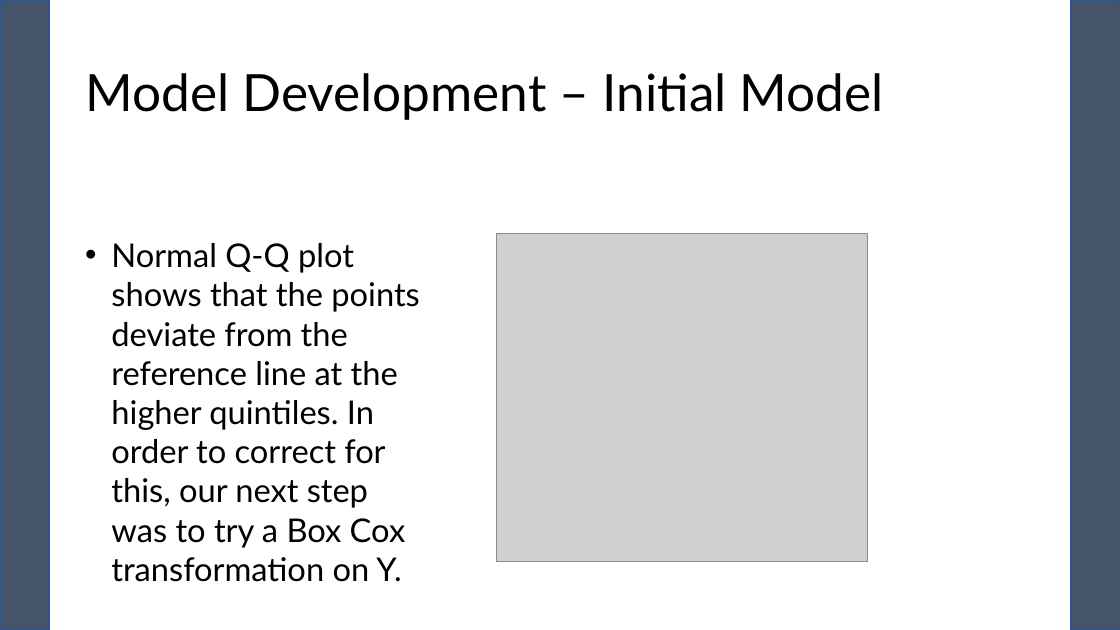
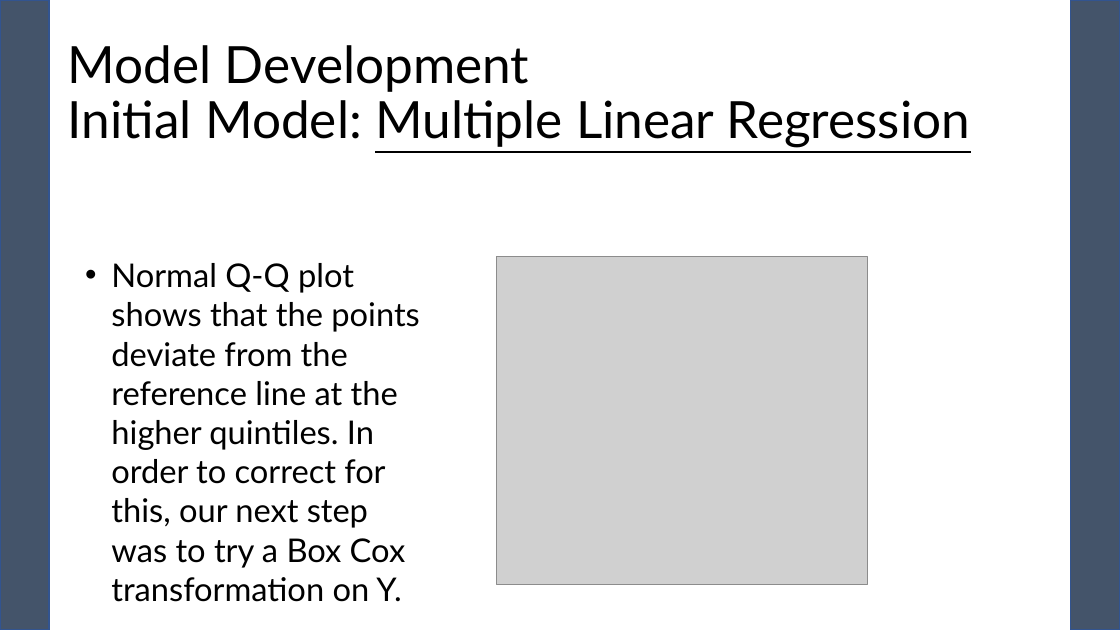
Before and after one commit to pewilliams/regression-mei-team-proj, a slide deck: slide 29 of presentation/Team-25.pptx. Drawn at 1120x630 pixels with LibreOffice and Linux fonts; fonts in the diff are those of the drawing; grey boxes stand for pictures. Boxes give left, top, right and bottom in pixels: in the first picture for what was removed or moved away, otherwise in the second. Text is boxed around its words. In the diff, an @@ line names an element or a change of style, - is before the commit and + after.

```diff
--- a/presentation/Team-25.pptx
+++ b/presentation/Team-25.pptx
@@ title at bbox=[68, 45, 971, 148]: text changed @@
-Model Development – Initial Model
+Model Development
+Initial Model: Multiple Linear Regression
@@ text "Normal Q-Q plot shows that ...": place and size @@
-text "Normal Q-Q plot shows that ..." at bbox=[111, 243, 419, 582]
+text "Normal Q-Q plot shows that ..." at bbox=[111, 263, 419, 602]
@@ picture: place and size @@
-picture at bbox=[497, 234, 868, 561]
+picture at bbox=[497, 256, 868, 584]
```
Also in this commit, not shown: 2 slides added, 1 slide removed.
